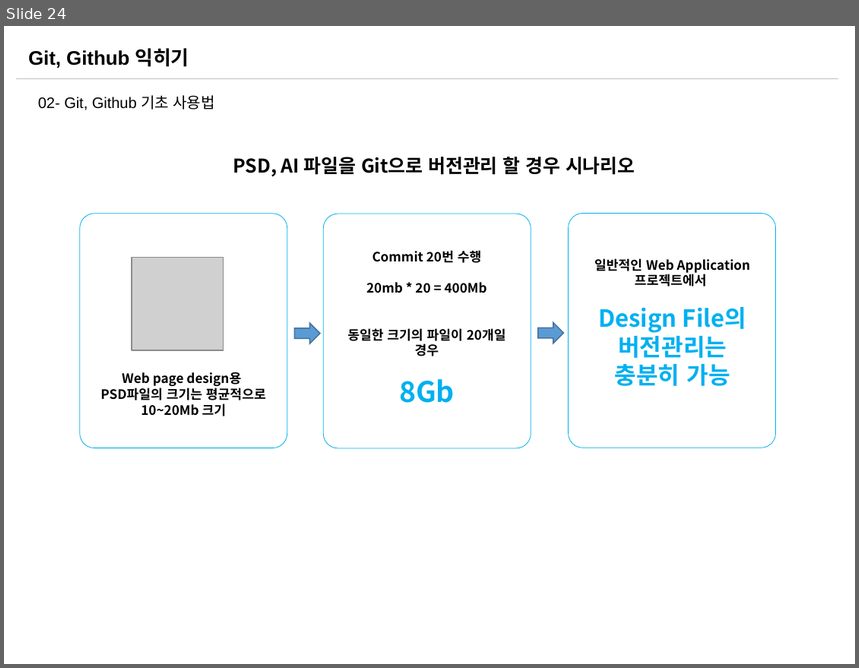
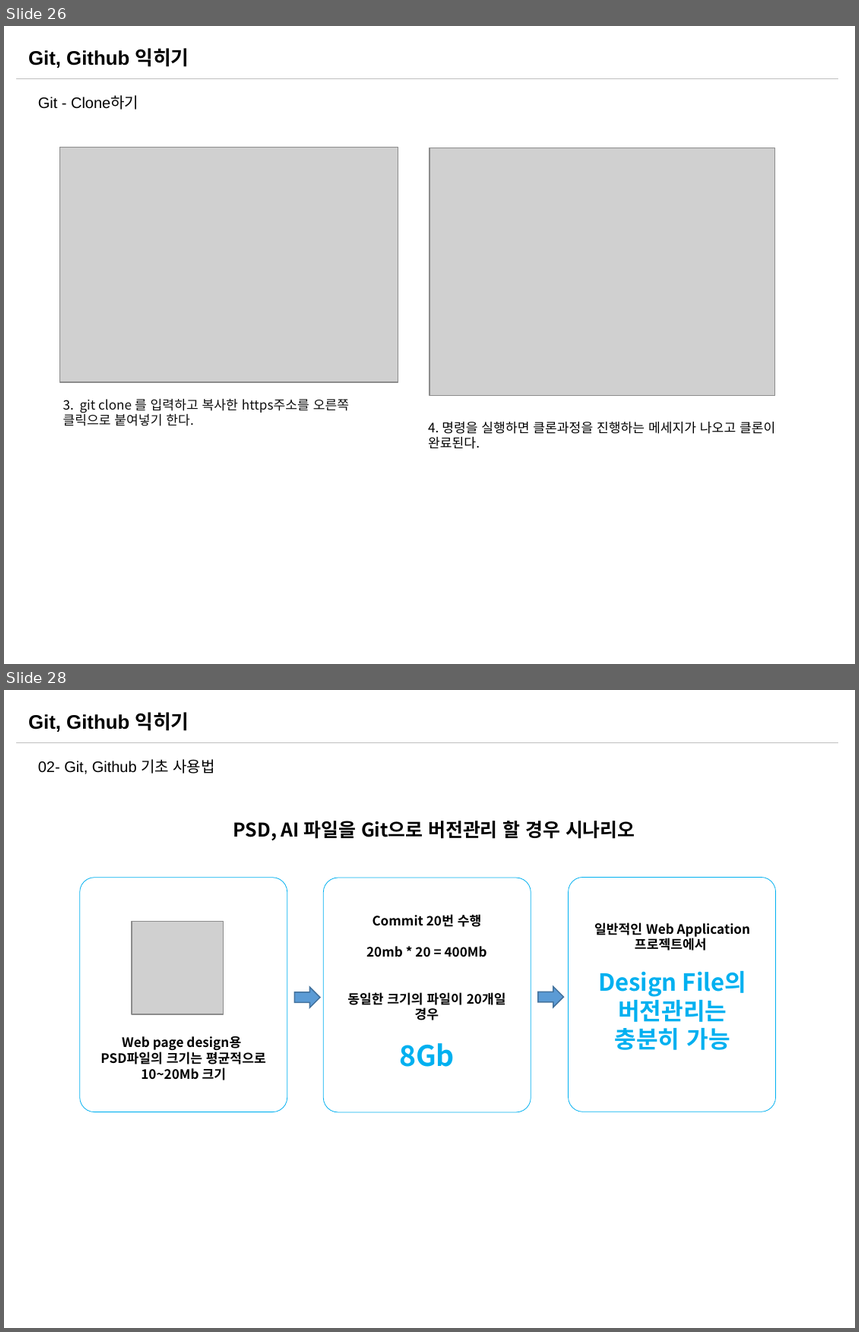
Before and after one commit to sabin21/NodeJS_Workflow_Study, a slide deck: CH00_Git_Github.pptx. Shown one above the other, each under a label of ours: slide 24 before the commit, slides 26 and 28 after it; the slides between them are not shown. The pictures are 859x668 and 859x1332 pixels, drawn with LibreOffice and Linux fonts; fonts in the diff are those of the drawing; grey boxes stand for pictures. Boxes give left, top, right and bottom in pixels: in the first picture for what was removed or moved away, otherwise in the second. Text is boxed around its words. In the diff, an @@ line names an element or a change of style, - is before the commit and + after.

Commit message:
git clone 내용 추가 수정

```diff
--- a/CH00_Git_Github.pptx
+++ b/CH00_Git_Github.pptx
@@ slide 26 added at [4,26,855,664], background #FFFFFF; not listed: 2 template elements that a slide beside it also shows @@
@@ text added at [38,96,139,110], 12.9 pt, text #000000 @@
+Git - Clone하기
@@ picture added at [60,148,398,382] @@
@@ picture added at [430,148,775,395] @@
@@ text added at [63,399,349,427], 11 pt, text #0D0D0D @@
+3. git clone 를 입력하고 복사한 https주소를 오른쪽 클릭으로 붙여넣기 한다.
@@ text added at [428,422,775,449], 11 pt, text #000000 @@
+4. 명령을 실행하면 클론과정을 진행하는 메세지가 나오고 클론이 완료된다.
@@ what was slide 24 is now slide 28 @@
```
Also in this commit, not shown: 5 slides changed, 3 other slides added.
